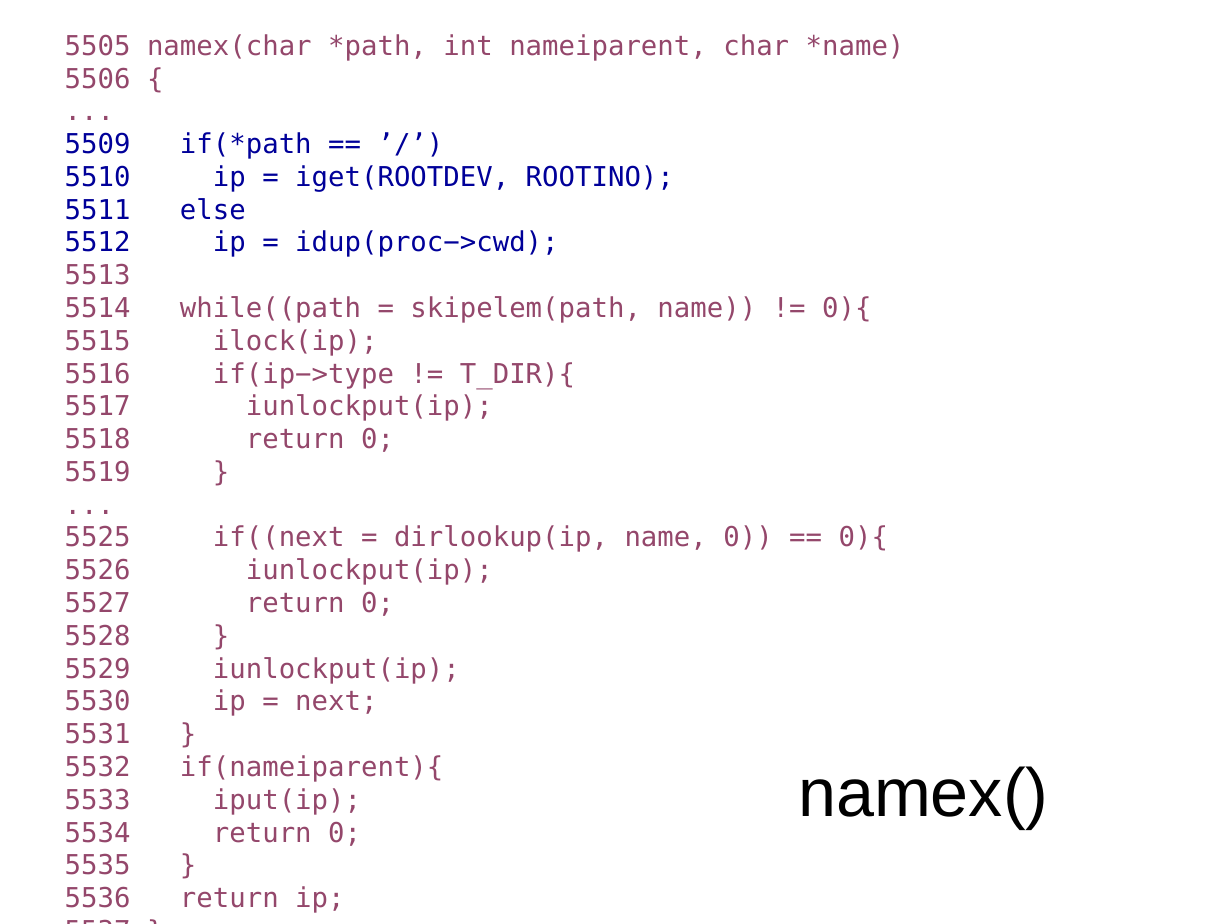
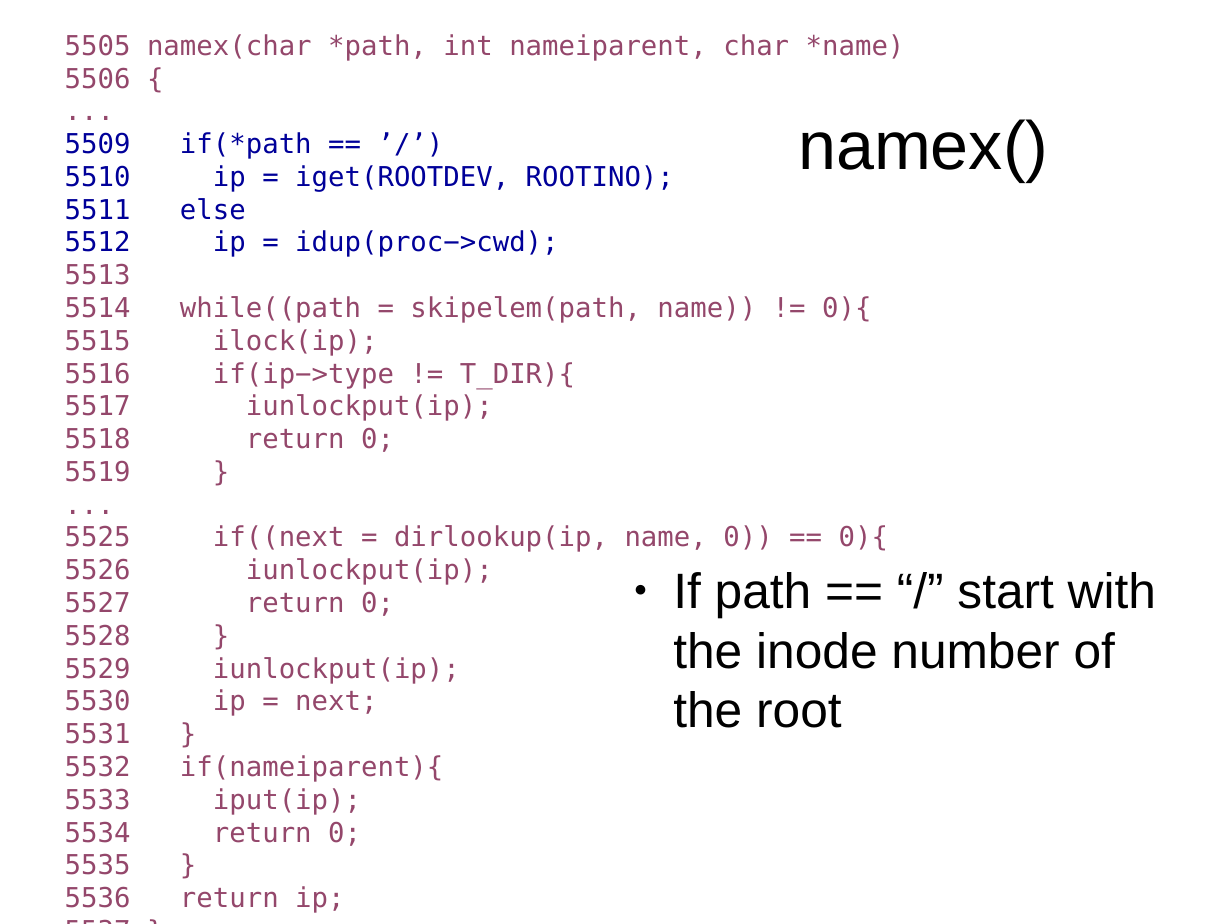
Before and after one commit to antonburtsev/cs5460, a slide deck: slide 111 of lectures/lecture16-file-system/lecture16-file-system.odp (slide 109 before the commit). Drawn at 1232x924 pixels with LibreOffice and Linux fonts; fonts in the diff are those of the drawing. Boxes give left, top, right and bottom in pixels: in the first picture for what was removed or moved away, otherwise in the second. Text is boxed around its words. In the diff, an @@ line names an element or a change of style, - is before the commit and + after.

Commit message:
Lecture 16 file systems inode layer

```diff
--- a/lectures/lecture16-file-system/lecture16-file-system.odp
+++ b/lectures/lecture16-file-system/lecture16-file-system.odp
@@ title "namex()": place and size @@
-title "namex()" at [798, 766, 1048, 829]
+title "namex()" at [798, 119, 1048, 182]
@@ text added at [673, 572, 1156, 728], 32 pt, text #000000 @@
+● If path == “/” start with the inode number of the root
```
Also in this commit, not shown: 7 other slides changed, 3 slides added, 2 other files.
